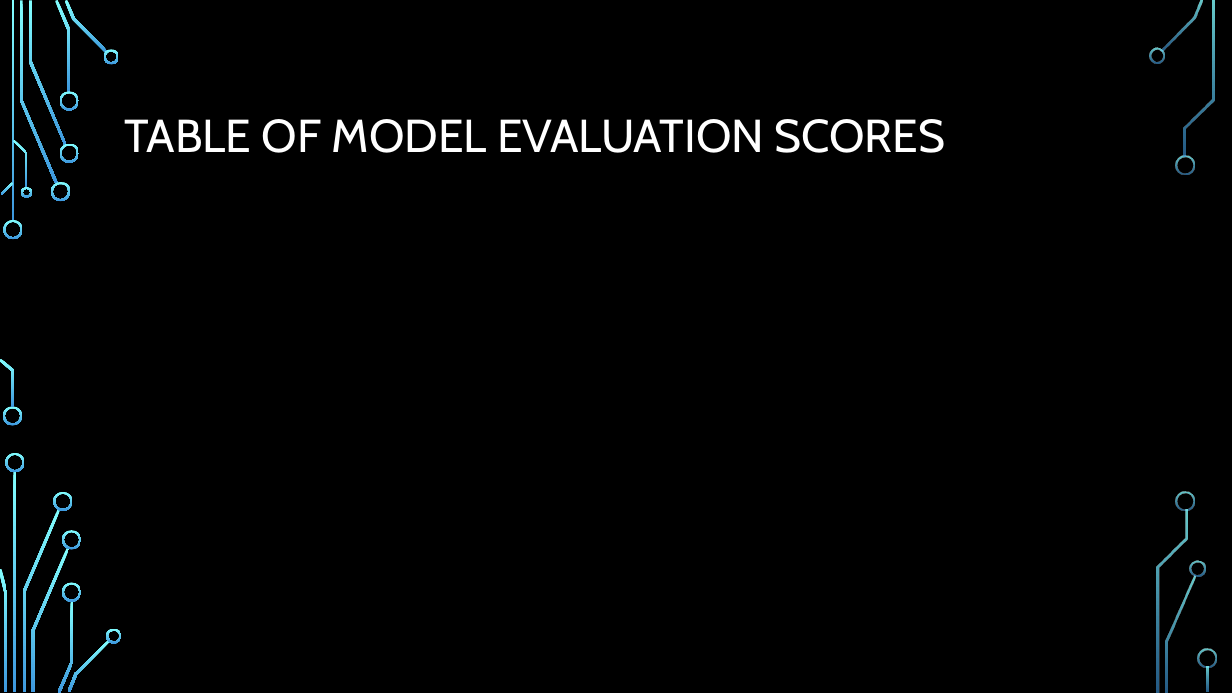
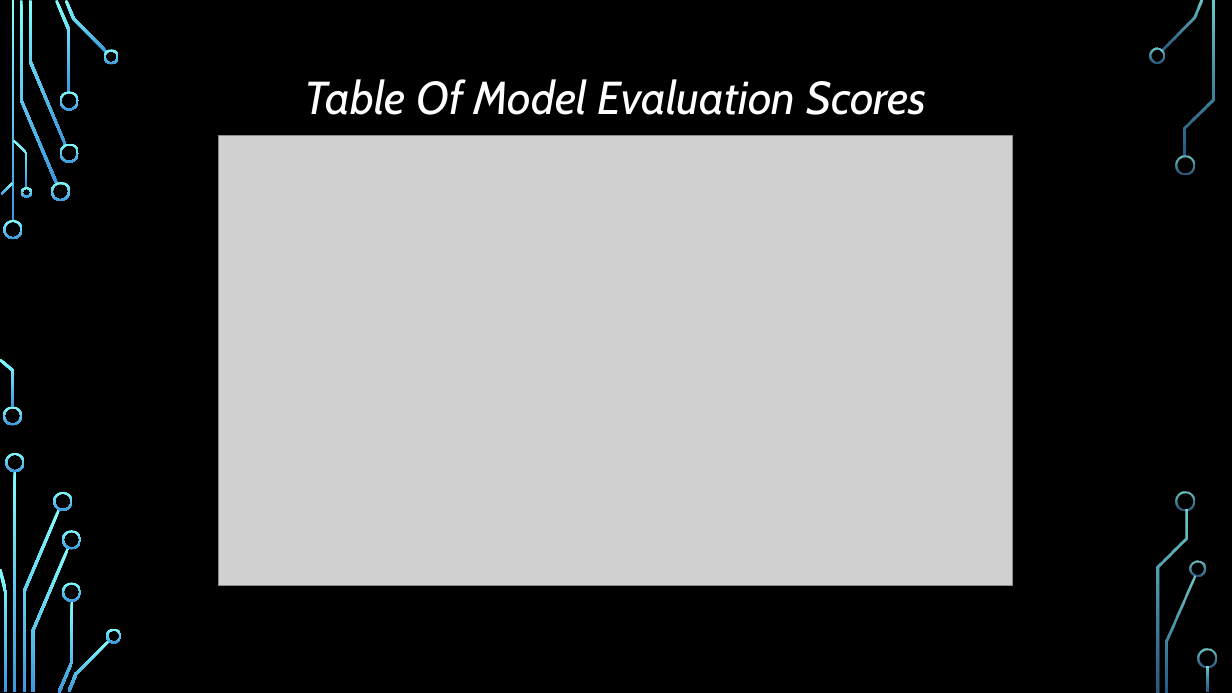
Before and after one commit to ayan1995/Thinkful, a slide deck: slide 16 of Bootcamp/Unit 4 Unsupervised Learning/Unsupervised Learning Capstone/Unsupervised Learning Capstone Presentation.pptx (slide 15 before the commit). Drawn at 1232x693 pixels with LibreOffice and Linux fonts; fonts in the diff are those of the drawing; grey boxes stand for pictures; background and template pictures are left out. Boxes give left, top, right and bottom in pixels: in the first picture for what was removed or moved away, otherwise in the second. Text is boxed around its words. In the diff, an @@ line names an element or a change of style, - is before the commit and + after.

```diff
--- a/Bootcamp/Unit 4 Unsupervised Learning/Unsupervised Learning Capstone/Unsupervised Learning Capstone Presentation.pptx
+++ b/Bootcamp/Unit 4 Unsupervised Learning/Unsupervised Learning Capstone/Unsupervised Learning Capstone Presentation.pptx
@@ title at (x1=305, y1=79, x2=927, y2=115): text changed; italic on @@
-TABLE OF MODEL EVALUATION SCORES
+Table Of Model Evaluation Scores
@@ picture added at (x1=219, y1=136, x2=1013, y2=586) @@
```
Also in this commit, not shown: 12 other slides changed, 5 slides added, 4 slides removed, 2 other files.
